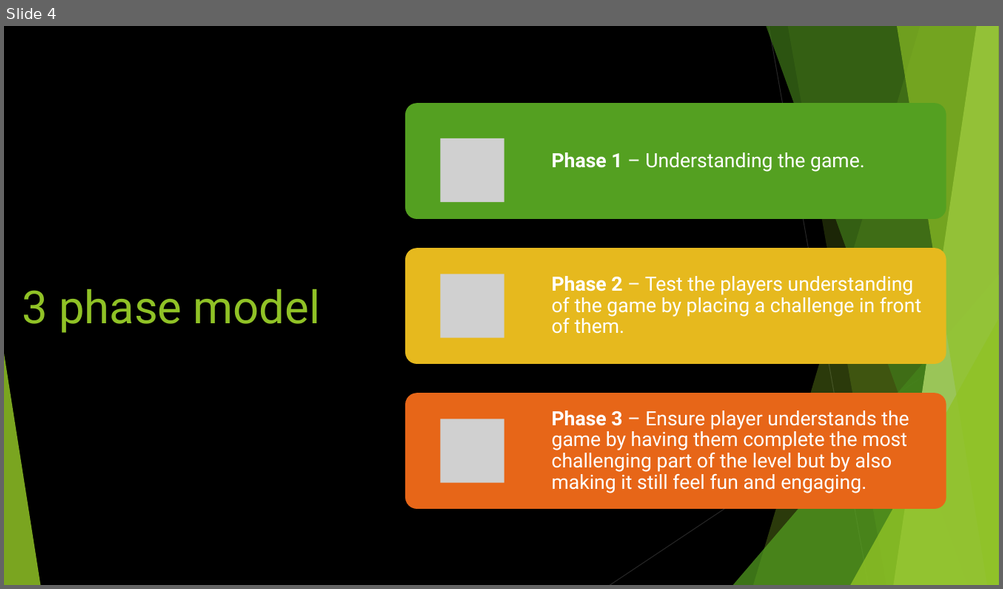
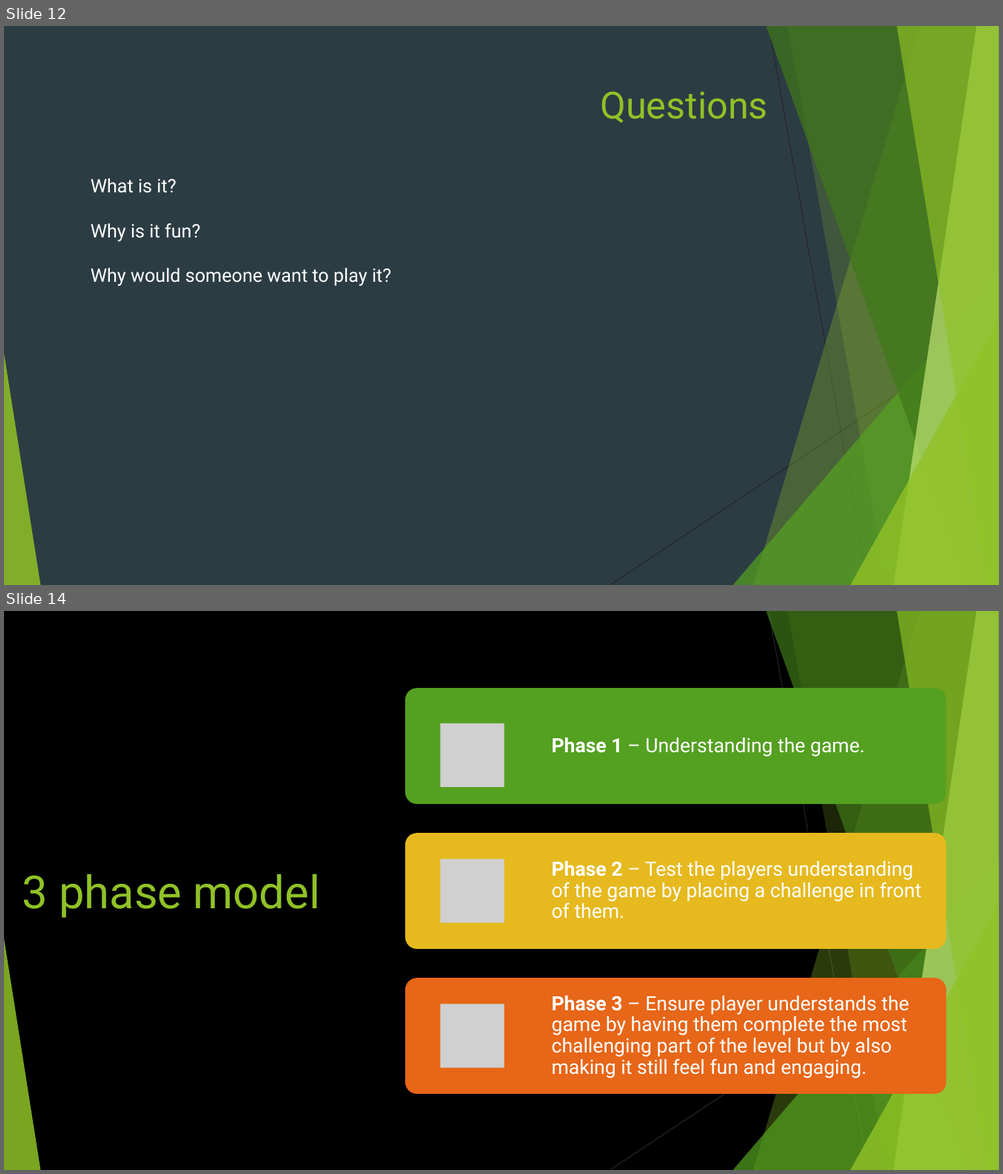
Before and after one commit to Pilokio/Tranzfuser, a slide deck: Virtual Pitch Presentation/Pitch.pptx. Shown one above the other, each under a label of ours: slide 4 before the commit, slides 12 and 14 after it; the slides between them are not shown. The pictures are 1003x589 and 1003x1174 pixels, drawn with LibreOffice and Linux fonts; fonts in the diff are those of the drawing; grey boxes stand for pictures. Boxes give left, top, right and bottom in pixels: in the first picture for what was removed or moved away, otherwise in the second. Text is boxed around its words. In the diff, an @@ line names an element or a change of style, - is before the commit and + after.

```diff
--- a/Virtual Pitch Presentation/Pitch.pptx
+++ b/Virtual Pitch Presentation/Pitch.pptx
@@ slide 12 added at (4, 26, 999, 585), background #2C3C43; not listed: 10 template elements that a slide beside it also shows @@
@@ title added at (600, 92, 768, 123), 36 pt, text #90C226 @@
+Questions
@@ text added at (91, 178, 391, 286), 18 pt, text #FFFFFF @@
+What is it?
+Why is it fun?
+Why would someone want to play it?
@@ what was slide 4 is now slide 14 @@
```
Also in this commit, not shown: 1 slide changed, 11 other slides added, 3 slides removed.
